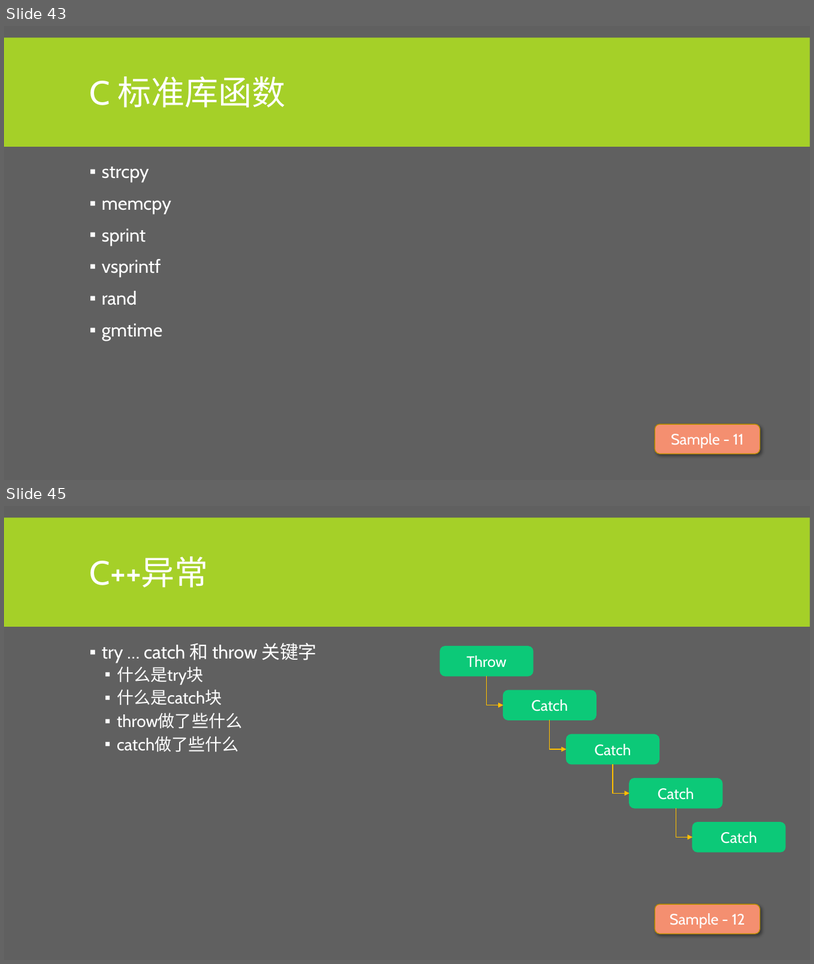
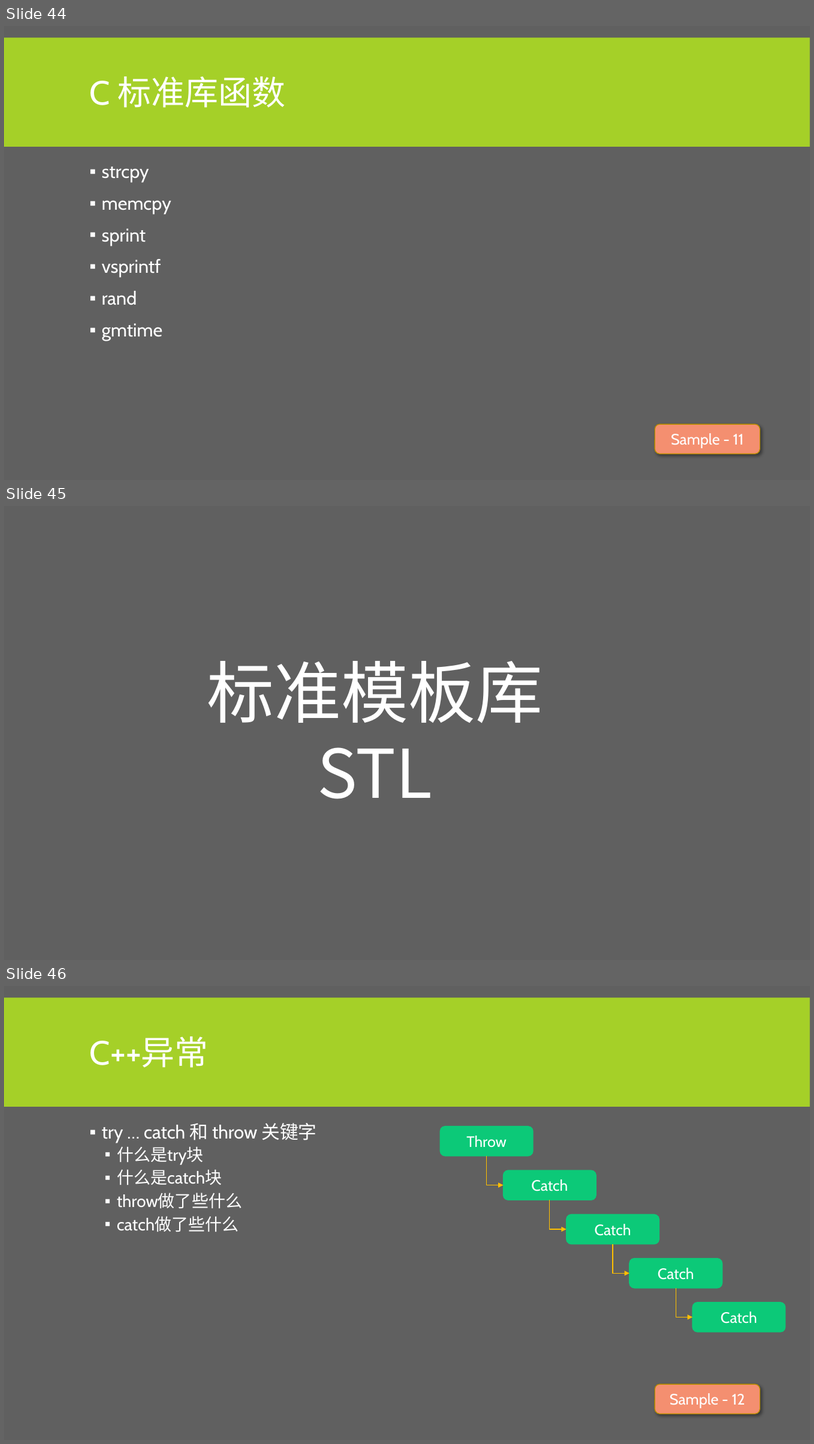
Before and after one commit to albertclass/Lessons, a slide deck: advance c++/courseware.pptx. Shown one above the other, each under a label of ours: slides 43 and 45 before the commit, slides 44, 45 and 46 after it; the slides between them are not shown. The pictures are 814x964 and 814x1444 pixels, drawn with LibreOffice and Linux fonts; fonts in the diff are those of the drawing. Boxes give left, top, right and bottom in pixels: in the first picture for what was removed or moved away, otherwise in the second. Text is boxed around its words. In the diff, an @@ line names an element or a change of style, - is before the commit and + after.

```diff
--- a/advance c++/courseware.pptx
+++ b/advance c++/courseware.pptx
@@ slide 45 added at (4, 506, 810, 960), background #606060 @@
@@ text added at (207, 661, 543, 799), 80 pt, text #FFFFFF @@
+标准模板库STL
@@ what was slide 43 is now slide 44 @@
@@ what was slide 45 is now slide 46 @@
```
Also in this commit, not shown: 4 slides changed, 1 other slide added, 2 slides removed, 3 other files.
